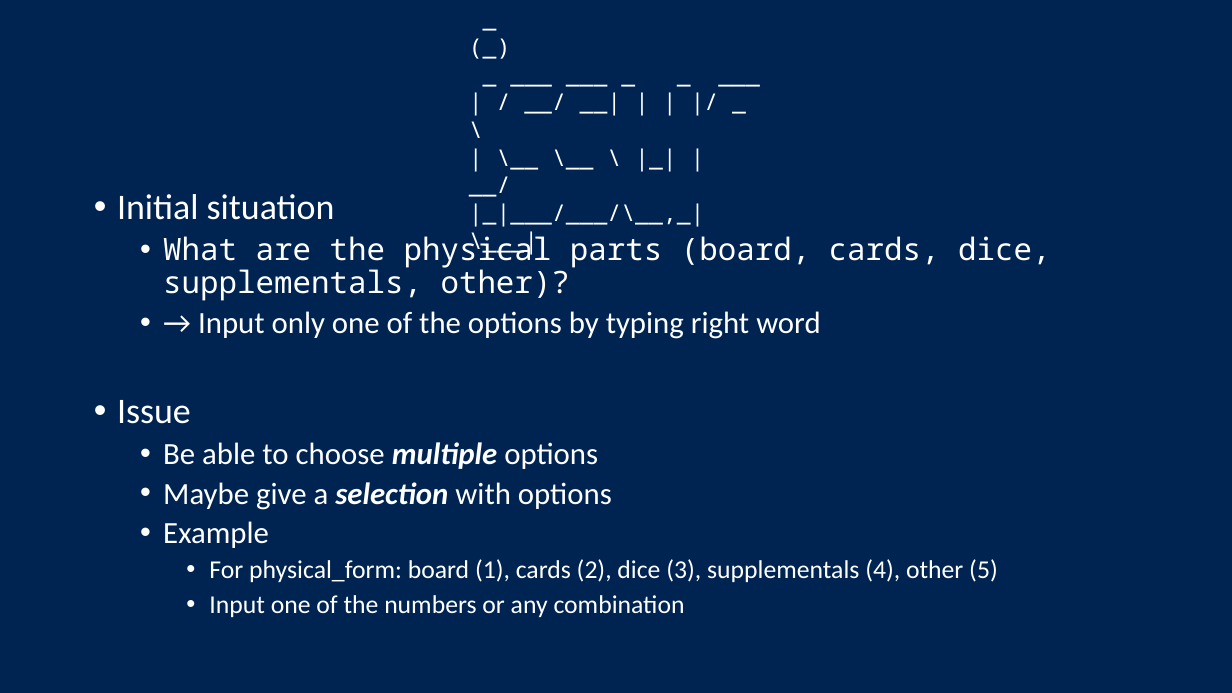
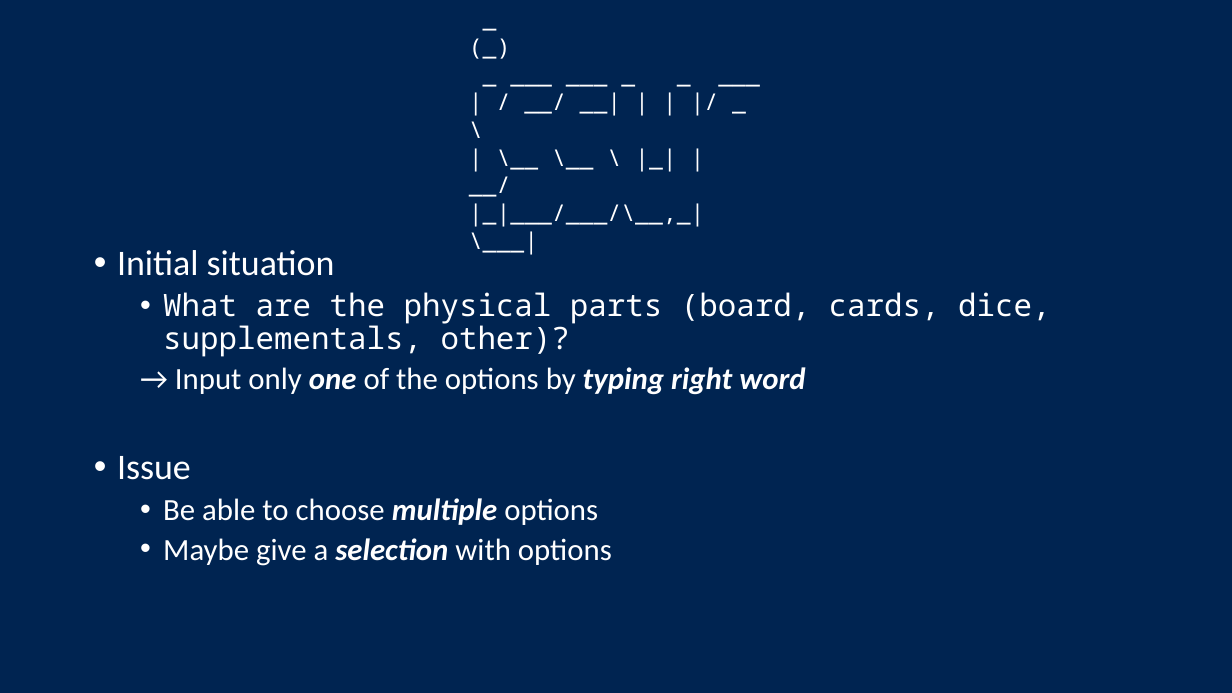
Before and after one commit to AdvPyS23/game_manager, a slide deck: slide 22 of documents/Presentation.pptx. Drawn at 1232x693 pixels with LibreOffice and Linux fonts; fonts in the diff are those of the drawing. Boxes give left, top, right and bottom in pixels: in the first picture for what was removed or moved away, otherwise in the second. Text is boxed around its words. In the diff, an @@ line names an element or a change of style, - is before the commit and + after.

```diff
--- a/documents/Presentation.pptx
+++ b/documents/Presentation.pptx
@@ text at box(175, 367, 805, 395): bold on, italic on in "one typing right word"; bullet • to none @@
@@ text at box(163, 521, 998, 617): paragraphs removed @@
-  • Example
-    • For physical_form: board (1), cards (2), dice (3), supplementals (4), other (5)
-    • Input one of the numbers or any combination
```
Also in this commit, not shown: 6 other slides changed, 1 other file.
